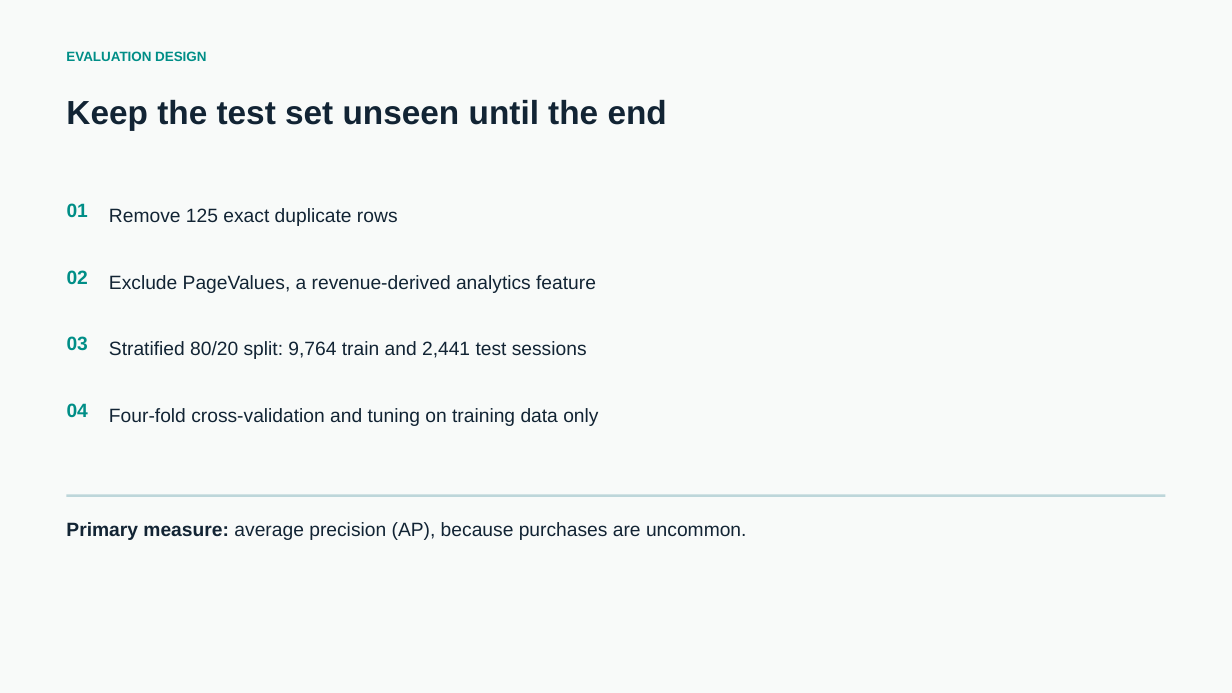
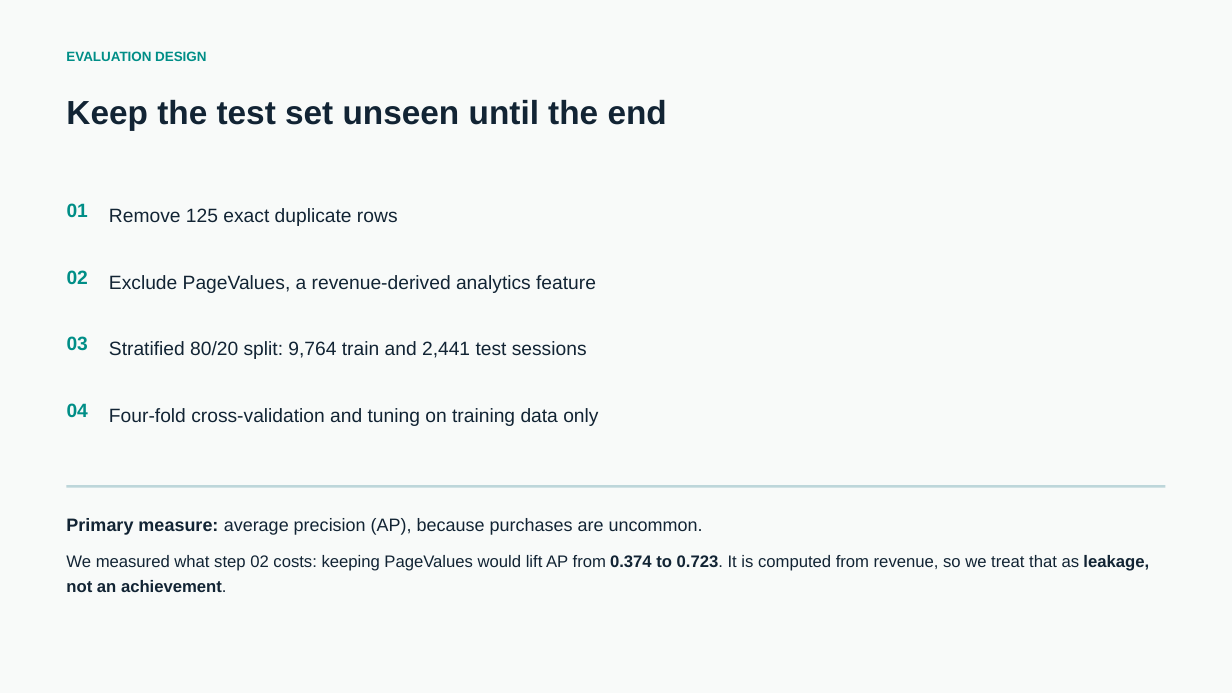
Before and after one commit to Kantheedeth/Project, a slide deck: slide 7 of SessionSignal.pptx (slide 6 before the commit). Drawn at 1232x693 pixels with LibreOffice and Linux fonts; fonts in the diff are those of the drawing. Boxes give left, top, right and bottom in pixels: in the first picture for what was removed or moved away, otherwise in the second. Text is boxed around its words. In the diff, an @@ line names an element or a change of style, - is before the commit and + after.

```diff
--- a/SessionSignal.pptx
+++ b/SessionSignal.pptx
@@ rectangle moved from (x1=67, y1=494, x2=1165, y2=497) to (x1=67, y1=485, x2=1165, y2=488) @@
@@ text at (x1=66, y1=518, x2=703, y2=535): size 15 to 14 pt in "Primary measure: average precision (AP), because purchases ..."; line spacing 1 to 1.25; more space between paragraphs @@
@@ text at (x1=66, y1=555, x2=1149, y2=592): paragraph added @@
+We measured what step 02 costs: keeping PageValues would lift AP from 0.374 to 0.723. It is computed from revenue, so we treat that as leakage, not an achievement.
```
Also in this commit, not shown: 2 other slides changed, 6 slides added, 4 slides removed, 14 other files.
